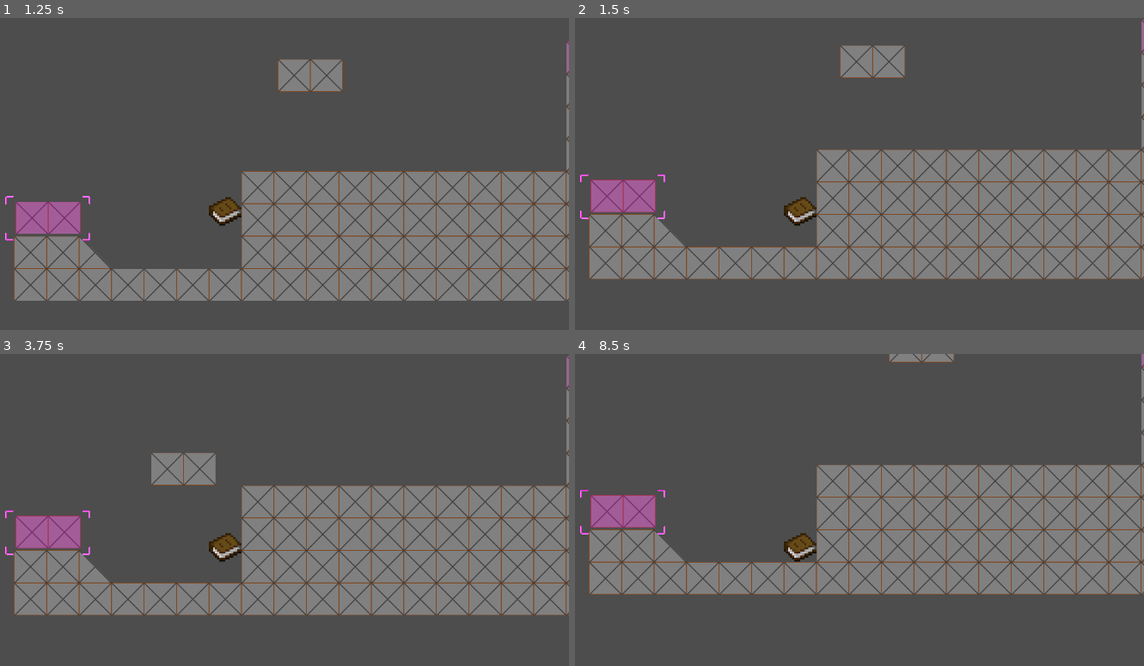
Above: before the commit, frames 1-4 (two rows, left to right).
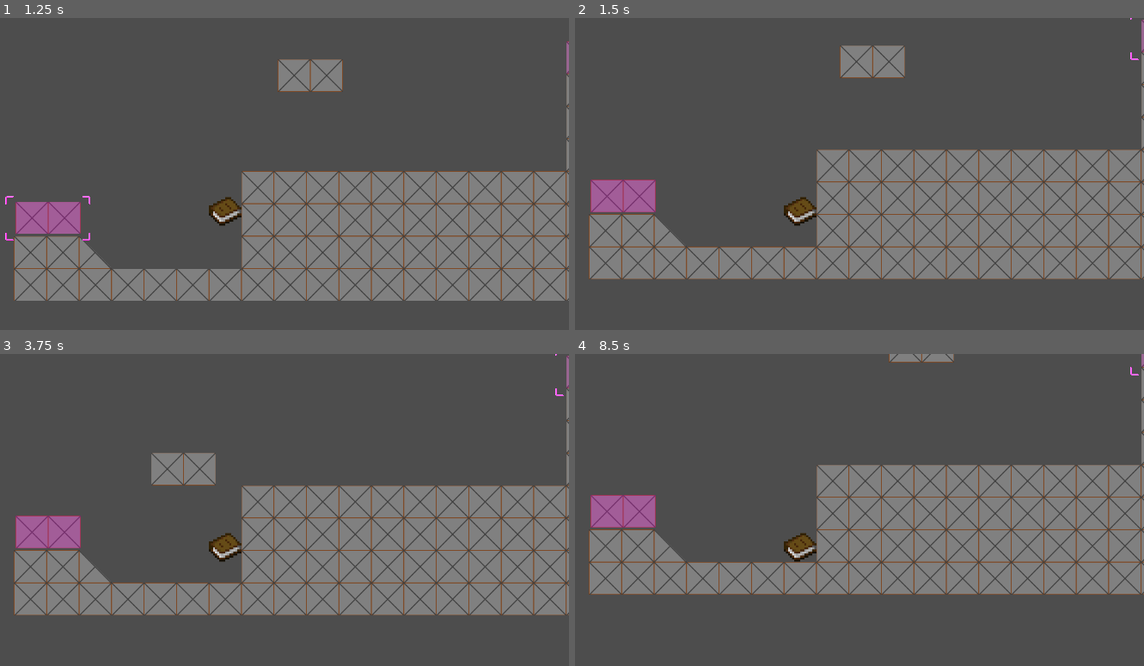
Above: after the commit, the same moments.

Repository: Arti-Dev/LucidNightmaresDemo
Game: Godot game, scene res://scenes/level.tscn
Same seed, same stepped clock (60 frames per second), same inputs: the game is played once before the commit and once after it.
Inputs:
- Up to frame 1 (1.25 s): tap Enter at 0.5 s; hold D (PlayerRight) from 0.53 s (still down); tap Q (Q) at 0.6 s; tap Space (PlayerJump) at 0.77 s; tap Tab (Tab) at 0.8 s
- Up to frame 2 (1.5 s): keep holding D (PlayerRight); tap Tab (Tab) at 1.35 s
- Up to frame 3 (3.75 s): tap Space (PlayerJump) at 1.52, 3.02 s; tap Q (Q) at 1.55, 2.1, 3.05, 3.6 s; release D (PlayerRight) at 2.03 s; hold A (PlayerLeft) 2.03-2.78 s; tap Tab (Tab) at 2.3, 2.85 s; hold D (PlayerRight) from 2.78 s (still down)
- Up to frame 4 (8.5 s): tap Space (PlayerJump) at 3.77, 4.52, 6.02, 6.77, 7.52 s; tap Tab (Tab) at 3.8, 4.35, 5.3, 5.85, 6.8, 7.35, 8.3 s; release D (PlayerRight) at 4.28 s; hold A (PlayerLeft) 4.28-5.03 s; tap Q (Q) at 4.55, 5.1, 6.05, 6.6, 7.55, 8.1 s; hold D (PlayerRight) 5.03-5.78 s; hold A (PlayerLeft) 5.78-7.28 s; hold D (PlayerRight) from 7.28 s (still down)

Frame 1 is identical in both runs. In frame 2, less than 0.1% of the frame differs, in the area x 0-100%, y 0-65%; in frame 3, less than 0.1%; in frame 4, less than 0.1%.

Commit message:
Change selector to work with the new system

Diff:
--- a/scenes/telekinetic_path_platform.tscn
+++ b/scenes/telekinetic_path_platform.tscn
@@ -27,6 +27,7 @@
 shape = SubResource("RectangleShape2D_pn0ws")
 
 [node name="Marker" parent="AnimatableBody2D" instance=ExtResource("3_76vt5")]
+visible = false
 offset_left = -84.0
 offset_top = -43.0
 offset_right = 83.0
--- a/scripts/telekinetic_selector.gd
+++ b/scripts/telekinetic_selector.gd
@@ -4,7 +4,7 @@
 
 # Queue of 2D bodies
 var queue: Array = []
-var selected_body: Node2D = null
+var selected_node: Node2D = null
 
 # Called when the node enters the scene tree for the first time.
 func _ready() -> void:
@@ -20,29 +20,39 @@
 
 
 func _on_telekinetic_area_body_entered(body: Node2D) -> void:
-	var parent = body.get_parent()
+	var teleNode = null
+	for node in body.get_children():
+		if node is TelekineticObject:
+			teleNode = node
+			break
 	# add all objects, even if disabled
-	if parent is TelekineticObject:
-		queue.append(body)
-		if queue.size() == 1 and parent.is_enabled:
-			parent.set_selected(true)
-			selected_body = body
+	if teleNode != null:
+		insertNewNode(teleNode)
+		if queue.size() == 1 and teleNode.is_enabled:
+			teleNode.set_selected(true)
+			selected_node = teleNode
 
 func _on_telekinetic_area_body_exited(body: Node2D) -> void:
-	var parent = body.get_parent()
-	if parent is TelekineticObject:
-		parent.set_selected(false)
-		removeBody(body)
+	# should instead store mappings of bodies to telekinetic nodes - later though
+	var teleNode = null
+	for node in body.get_children():
+		if node is TelekineticObject:
+			teleNode = node
+			break
+
+	if teleNode != null:
+		teleNode.set_selected(false)
+		removeNode(teleNode)
 
 func cycleQueue(backwards: bool):
-	var enabledQueue: Array = queue.filter(func(body): return body.get_parent().is_enabled)
+	var enabledQueue: Array = queue.filter(func(node): return node.is_enabled)
 	if enabledQueue.size() == 0: return
 
 	enabledQueue.sort_custom(sortByXGlobalPosition)
 
-	var index = enabledQueue.find(selected_body)
+	var index = enabledQueue.find(selected_node)
 	if index != -1:
-		selected_body.get_parent().set_selected(false)
+		selected_node.set_selected(false)
 		if backwards: index -= 1
 		else: index += 1
 	else:
@@ -52,22 +62,25 @@
 	if index == enabledQueue.size(): index = 0
 	if index == -1: index = enabledQueue.size() - 1
 
-	selected_body = enabledQueue[index]
-	selected_body.get_parent().set_selected(true)
+	selected_node = enabledQueue[index]
+	selected_node.set_selected(true)
 
-func insertNewBody(body: Node2D):
+func insertNewNode(node: TelekineticObject):
 	# insert into the correct sorted location
+	var body = node.get_parent()
 	for i in range(queue.size()):
-		if queue[i].position.x > body.position.x:
-			queue.insert(i, body)
+		if queue[i].get_parent().position.x > body.position.x:
+			queue.insert(i, node)
 			return
-	queue.append(body)
+	queue.append(node)
 
-func removeBody(body: Node2D):
-	var index = queue.find(body)
+func removeNode(node: TelekineticObject):
+	var index = queue.find(node)
 	if index != -1: queue.remove_at(index)
 
-func sortByXGlobalPosition(body1: Node2D, body2: Node2D):
+func sortByXGlobalPosition(node1: TelekineticObject, node2: TelekineticObject):
+	var body1 = node1.get_parent()
+	var body2 = node2.get_parent()
 	if body1.global_position.x < body2.global_position.x:
 		return true
 	return false
